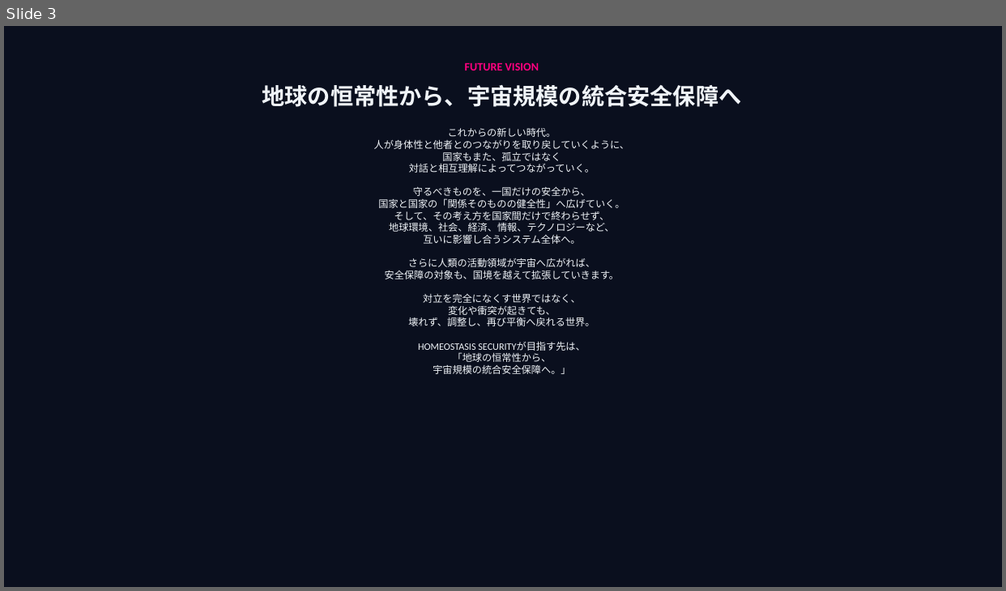
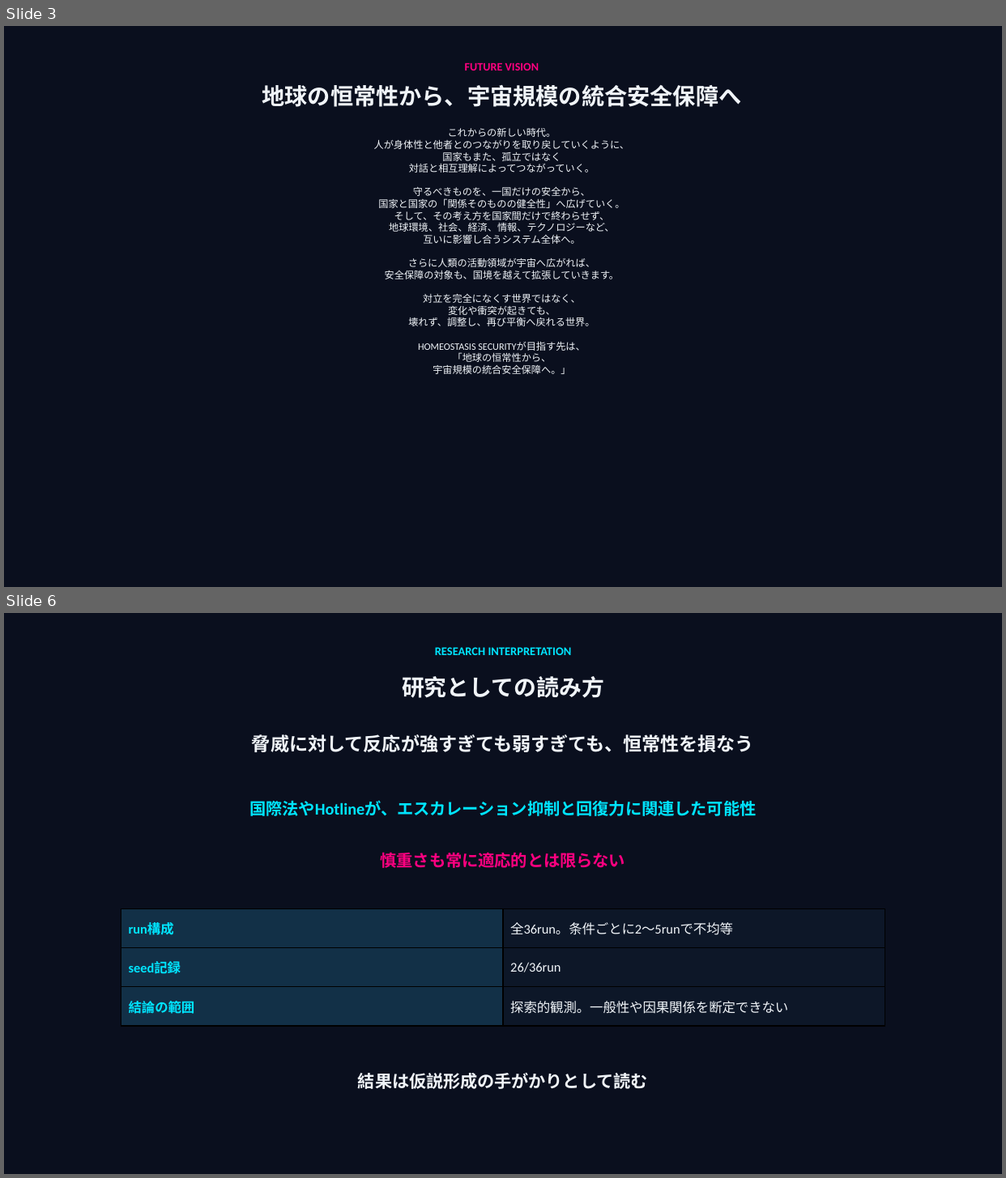
Before and after one commit to ryoryo3888/homeostasis-security, a slide deck: homeostasis_security_presentation(2).pptx. Shown one above the other, each under a label of ours: slide 3 before the commit, slides 3 and 6 after it; the slides between them are not shown. The pictures are 1006x591 and 1006x1178 pixels, drawn with LibreOffice and Linux fonts; fonts in the diff are those of the drawing. Boxes give left, top, right and bottom in pixels: in the first picture for what was removed or moved away, otherwise in the second. Text is boxed around its words. In the diff, an @@ line names an element or a change of style, - is before the commit and + after.

Commit message:
Append 16-condition research results to presentation

```diff
--- a/homeostasis_security_presentation(2).pptx
+++ b/homeostasis_security_presentation(2).pptx
@@ slide 6 added at [4, 613, 1002, 1174], background #0A0F1E @@
@@ text added at [435, 647, 572, 655], 11.2 pt, text #00E5FF, bold @@
+RESEARCH INTERPRETATION
@@ text added at [402, 676, 604, 698], 21.8 pt, text #F0F4F8, bold @@
+研究としての読み方
@@ text added at [252, 735, 754, 752], 18 pt, text #F0F4F8, bold @@
+脅威に対して反応が強すぎても弱すぎても、恒常性を損なう
@@ text added at [249, 800, 756, 816], 15.8 pt, text #00E5FF, bold @@
+国際法やHotlineが、エスカレーション抑制と回復力に関連した可能性
@@ text added at [381, 852, 626, 868], 15.8 pt, text #FF0080, bold @@
+慎重さも常に適応的とは限らない
@@ table added at [121, 909, 884, 1026], 3 rows, 2 columns @@
+run構成 | 全36run。条件ごとに2〜5runで不均等
+seed記録 | 26/36run
+結論の範囲 | 探索的観測。一般性や因果関係を断定できない
@@ text added at [358, 1073, 648, 1089], 16.5 pt, text #F0F4F8, bold @@
+結果は仮説形成の手がかりとして読む
```
Also in this commit, not shown: 2 other slides added, 1 other file.
